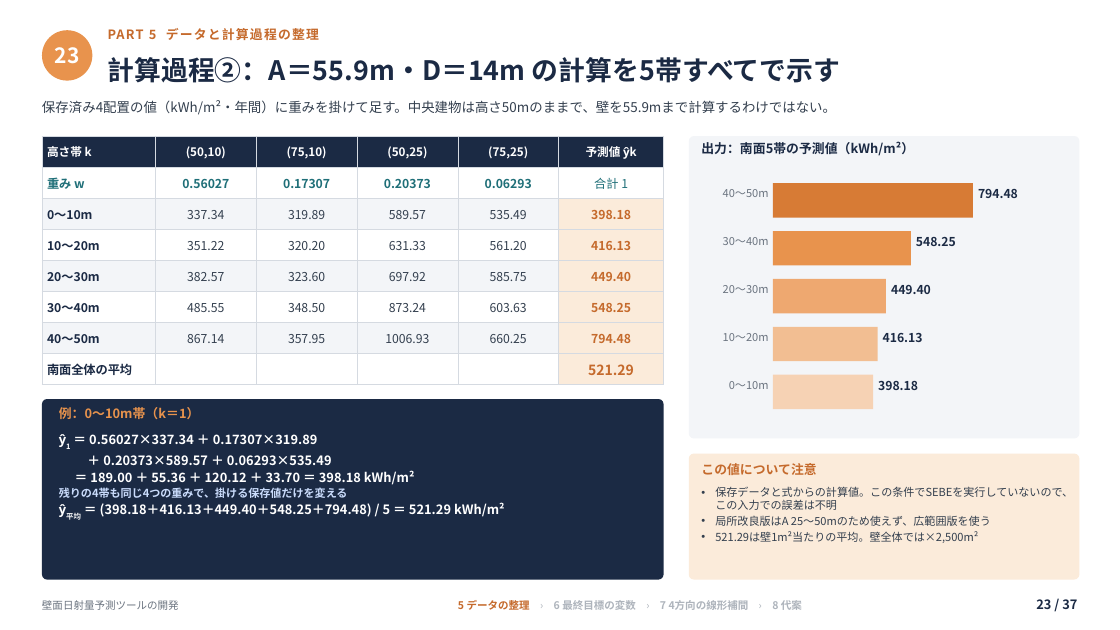
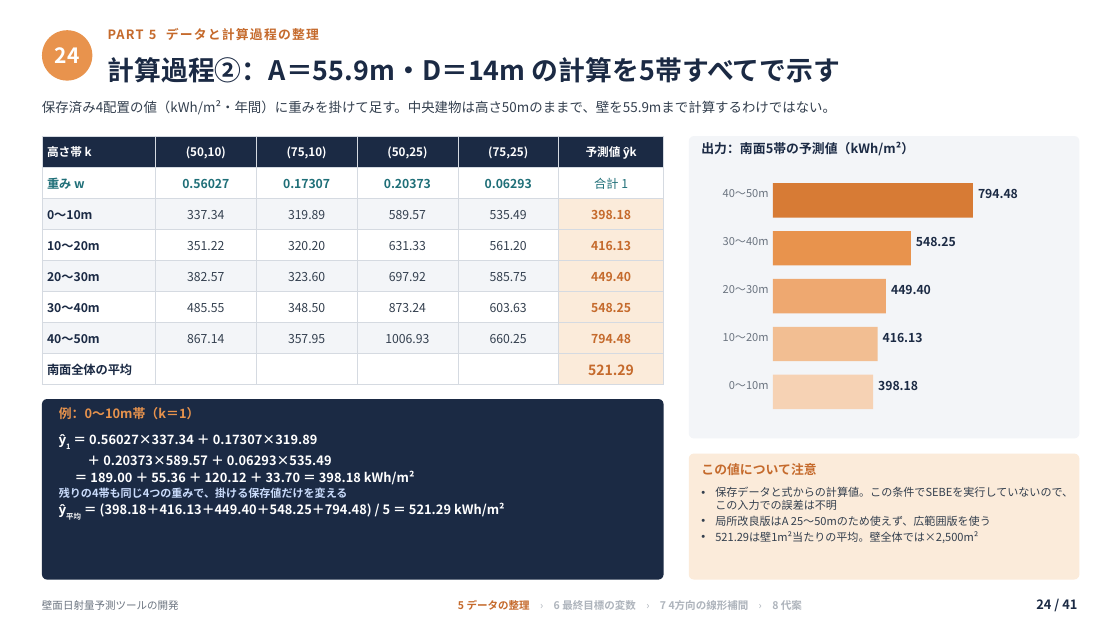
Before and after one commit to koyoy1016-gif/koyo1016, a slide deck: slide 24 of slides/壁面日射量予測ツールの開発_補足付き.pptx (slide 23 before the commit). Drawn at 1120x630 pixels with LibreOffice and Linux fonts; fonts in the diff are those of the drawing. Boxes give left, top, right and bottom in pixels: in the first picture for what was removed or moved away, otherwise in the second. Text is boxed around its words. In the diff, an @@ line names an element or a change of style, - is before the commit and + after.

```diff
--- a/slides/壁面日射量予測ツールの開発_補足付き.pptx
+++ b/slides/壁面日射量予測ツールの開発_補足付き.pptx
@@ text at (55,47,80,63): text changed @@
-23
+24
@@ text at (1036,599,1077,609): text changed @@
-23 / 37
+24 / 41
```
Also in this commit, not shown: 36 other slides changed, 4 slides added, 1 other file.
